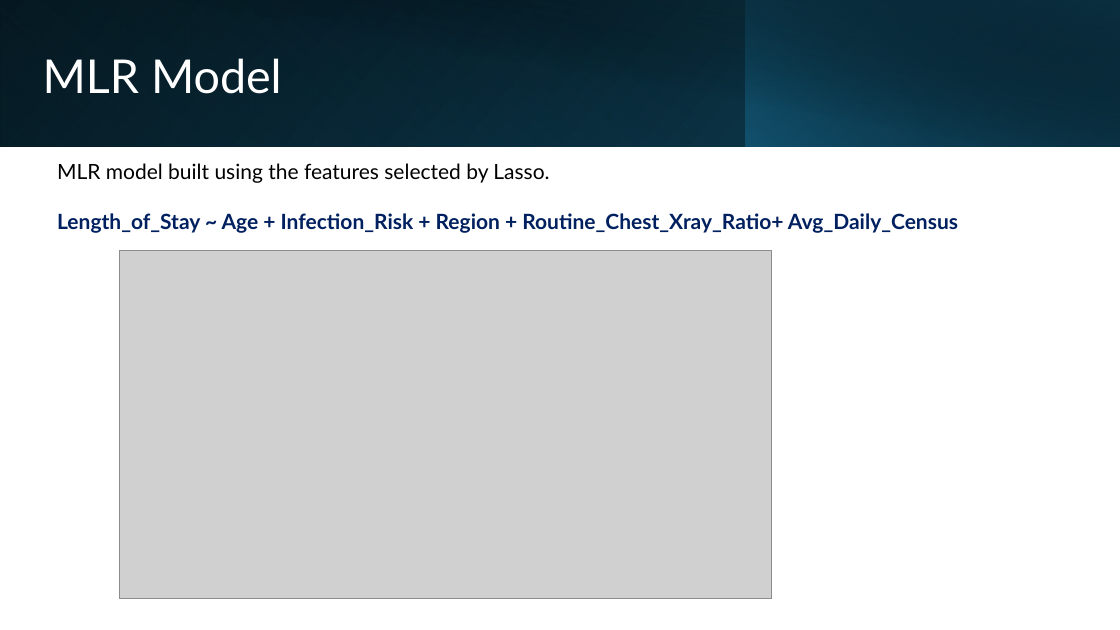
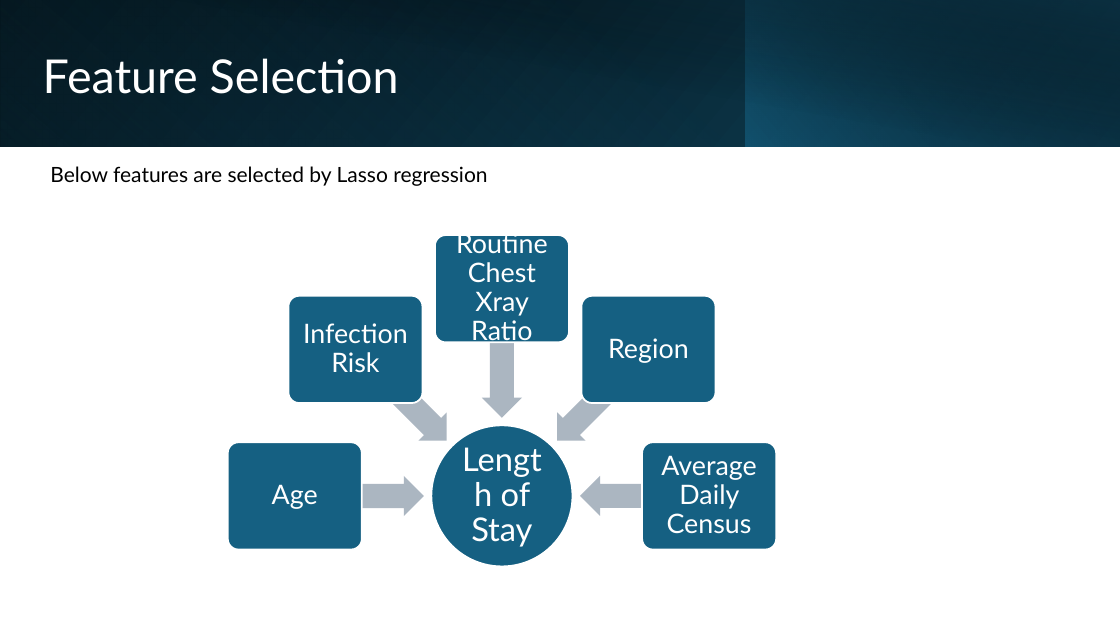
Before and after one commit to kradhakrishnan0714/Hospitalization-Stays-Prediction, a slide deck: slide 12 of Hospitalization Stays Prediction - Updated.pptx (slide 13 before the commit). Drawn at 1120x630 pixels with LibreOffice and Linux fonts; fonts in the diff are those of the drawing; grey boxes stand for pictures. Boxes give left, top, right and bottom in pixels: in the first picture for what was removed or moved away, otherwise in the second. Text is boxed around its words. In the diff, an @@ line names an element or a change of style, - is before the commit and + after.

```diff
--- a/Hospitalization Stays Prediction - Updated.pptx
+++ b/Hospitalization Stays Prediction - Updated.pptx
@@ title at [43,58,399,94]: text changed @@
-MLR Model
+Feature Selection
@@ text at [50,166,487,186]: text changed; text colour #002060 to #000000; bold off @@
-MLR model built using the features selected by Lasso.
-Length_of_Stay ~ Age + Infection_Risk + Region + Routine_Chest_Xray_Ratio+ Avg_Daily_Census
+Below features are selected by Lasso regression
@@ picture removed at [119,250,771,599] @@
@@ group added at [228,230,776,566]: 6 texts, 5 left arrows, 5 rounded rectangles, 1 ellipse @@
+Length of Stay
+Age
+Infection Risk
+Routine Chest Xray Ratio
+Region
+Average Daily Census
```
Also in this commit, not shown: 5 other slides changed, 3 slides removed.
